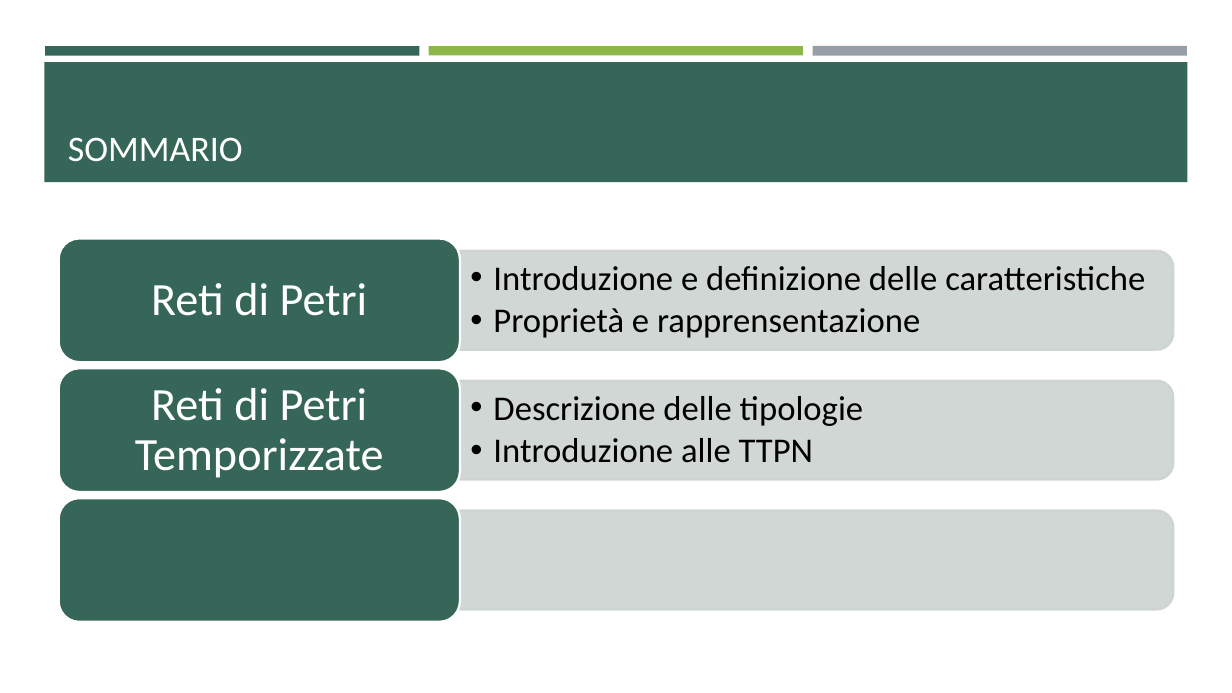
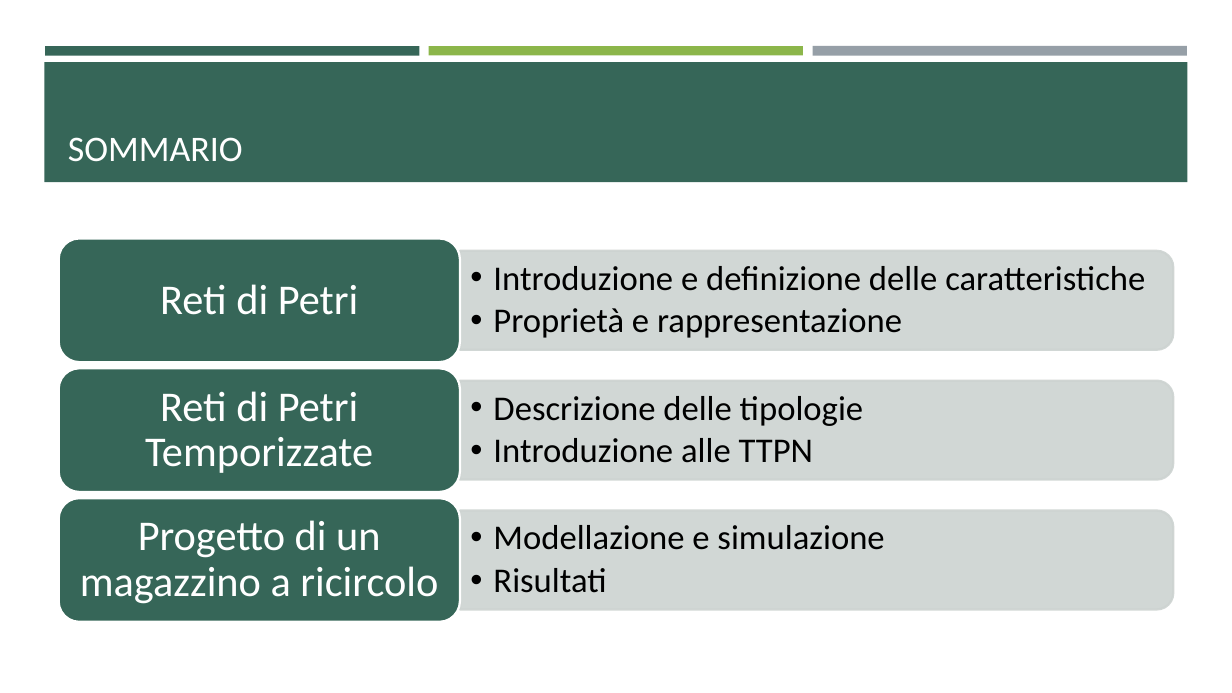
Before and after one commit to ivochan/RecirculatingPalletWarehouse, a slide deck: slide 2 of Reti di Petri.pptx. Drawn at 1232x693 pixels with LibreOffice and Linux fonts; fonts in the diff are those of the drawing. Boxes give left, top, right and bottom in pixels: in the first picture for what was removed or moved away, otherwise in the second. Text is boxed around its words. In the diff, an @@ line names an element or a change of style, - is before the commit and + after.

```diff
--- a/Reti di Petri.pptx
+++ b/Reti di Petri.pptx
@@ text "Reti di Petri" at (160, 284, 358, 315): size 36 to 33 pt; less space between paragraphs @@
@@ text at (493, 308, 902, 338): text changed @@
-  • Proprietà e rapprensentazione
+  • Proprietà e rappresentazione
@@ text "Reti di Petri Temporizzate" at (145, 391, 373, 473): size 36 to 33 pt; less space between paragraphs @@
@@ text added at (80, 520, 438, 604), 33 pt, text #FFFFFF @@
+Progetto di un magazzino a ricircolo
@@ text added at (493, 525, 884, 593), 27 pt, text #000000 @@
+  • Modellazione e simulazione
+  • Risultati
```
Also in this commit, not shown: 20 other slides changed, 8 slides added, 2 slides removed, 11 other files.
